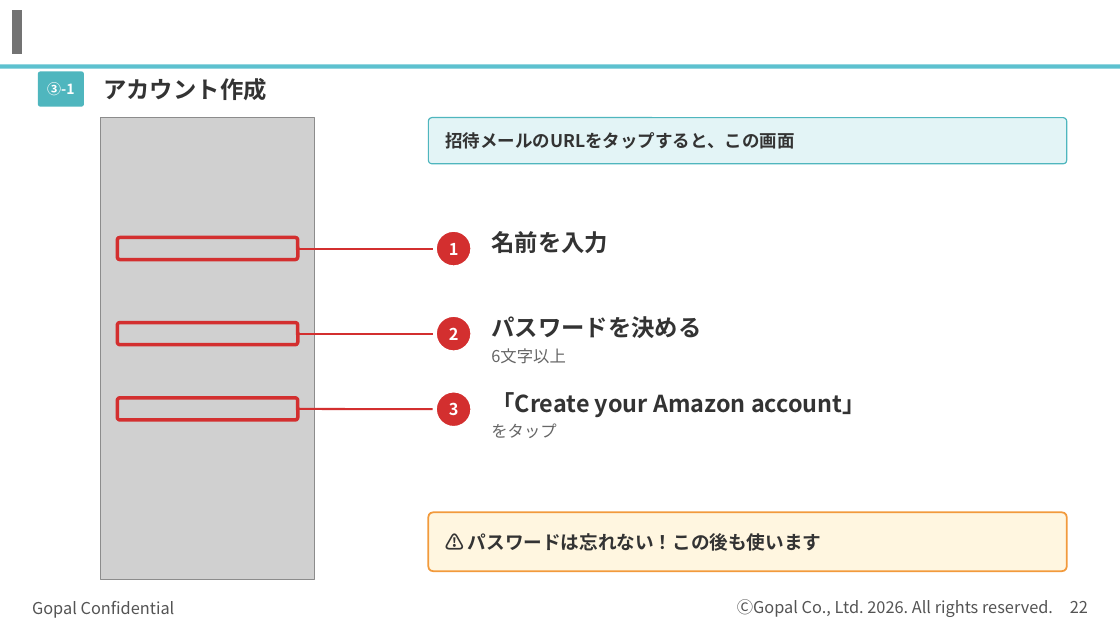
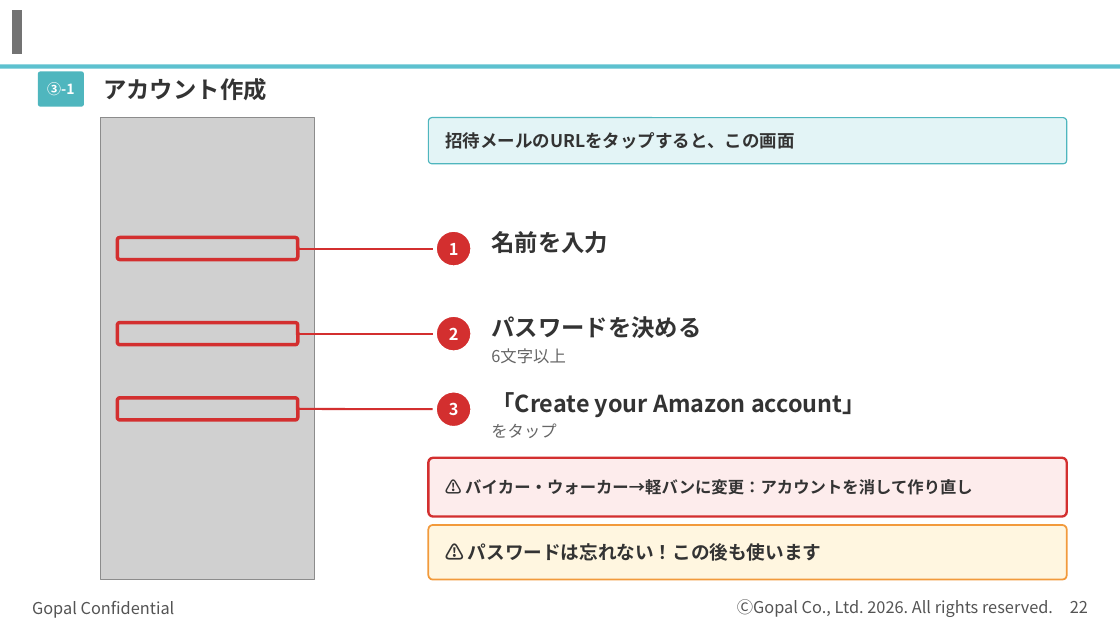
Before and after one commit to kagayugopal-eng/tamu, a slide deck: slide 22 of out/登録の流れ_書類準備まで.pptx. Drawn at 1120x630 pixels with LibreOffice and Linux fonts; fonts in the diff are those of the drawing; grey boxes stand for pictures; background and template pictures are left out. Boxes give left, top, right and bottom in pixels: in the first picture for what was removed or moved away, otherwise in the second. Text is boxed around its words. In the diff, an @@ line names an element or a change of style, - is before the commit and + after.

```diff
--- a/out/登録の流れ_書類準備まで.pptx
+++ b/out/登録の流れ_書類準備まで.pptx
@@ rounded rectangle: place and size @@
-rounded rectangle at bbox=[429, 513, 1067, 571]
+rounded rectangle at bbox=[429, 458, 1067, 517]
@@ rounded rectangle at bbox=[429, 458, 1067, 517]: fill #FFF6E0 to #FDECEC; outline #F29A3C 1.5 pt to #D32F2F 2 pt @@
@@ text added at bbox=[465, 479, 973, 495], 14 pt, text #333333, bold @@
+⚠ バイカー・ウォーカー→軽バンに変更：アカウントを消して作り直し
@@ rounded rectangle added at bbox=[429, 525, 1067, 580], fill #FFF6E0, outline #F29A3C 1.5 pt @@
@@ text "⚠ パスワードは忘れない！この後も使います": place and size @@
-text "⚠ パスワードは忘れない！この後も使います" at bbox=[468, 533, 821, 551]
+text "⚠ パスワードは忘れない！この後も使います" at bbox=[468, 543, 821, 561]
```
Also in this commit, not shown: 1 other slide changed.
